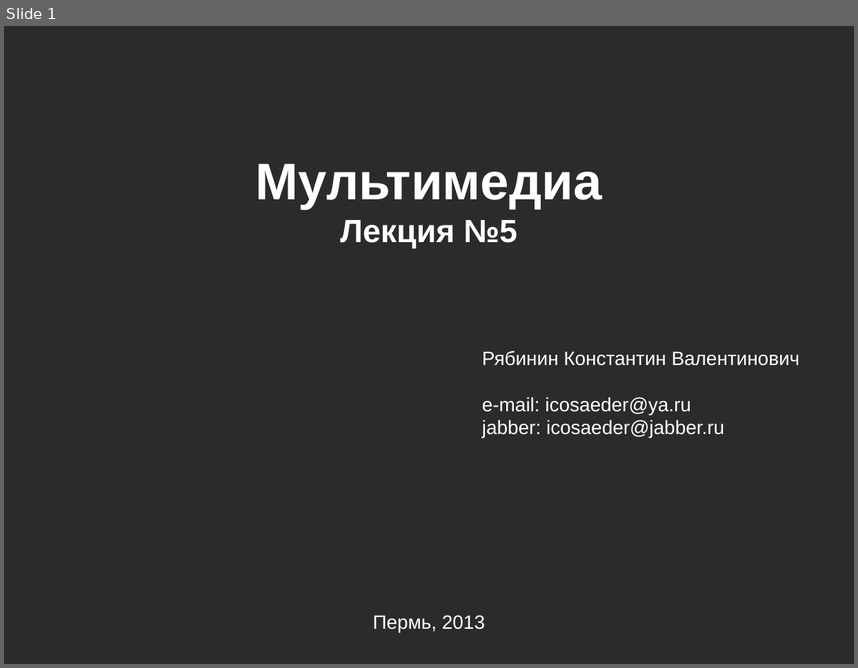
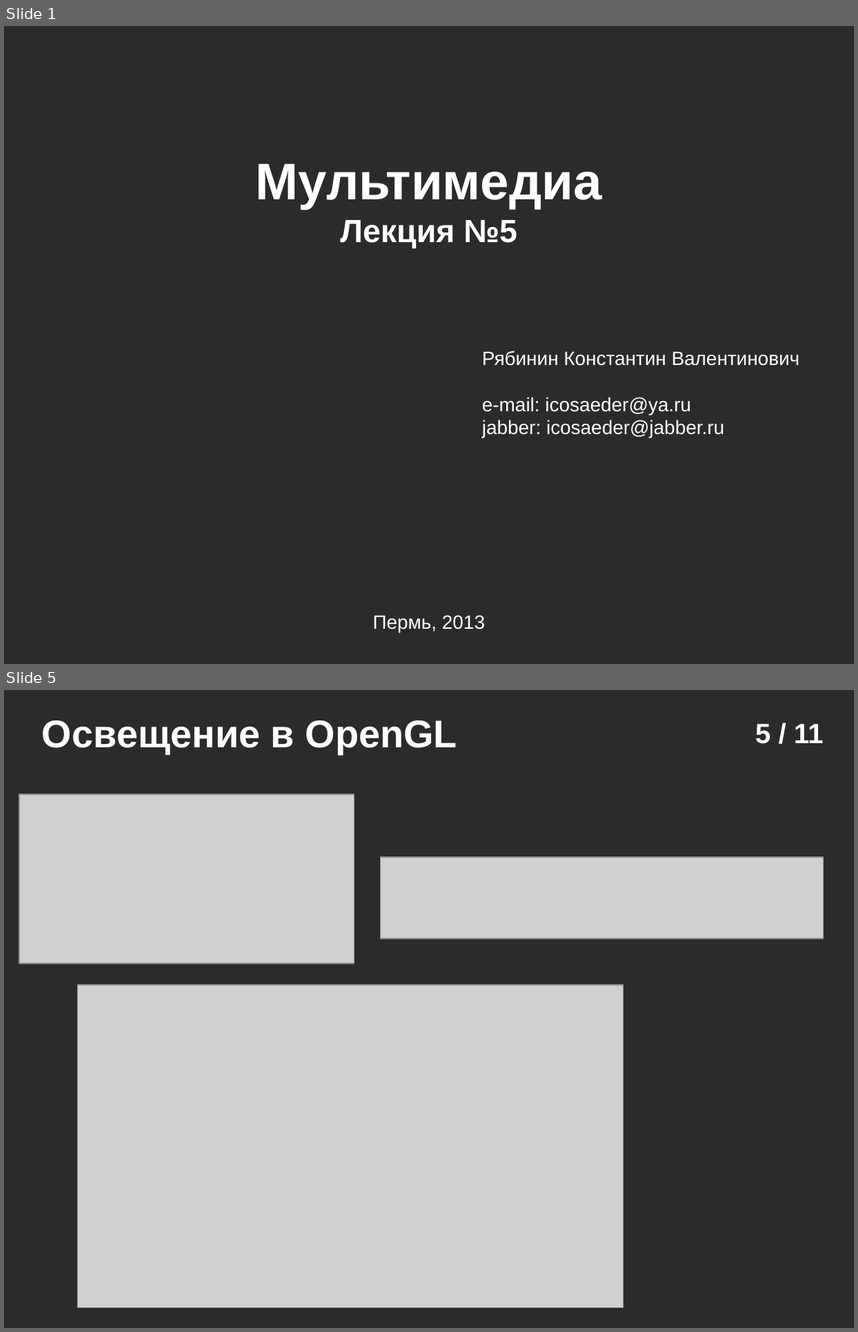
Before and after one commit to icosaeder/cg-lect, a slide deck: Лекции/Лекция 5/Лекция №5.odp. Shown one above the other, each under a label of ours: slide 1 before the commit, slides 1 and 5 after it; the slides between them are not shown. The pictures are 858x668 and 858x1332 pixels, drawn with LibreOffice and Linux fonts; fonts in the diff are those of the drawing; grey boxes stand for pictures; background and template pictures are left out; a plain dark background stands for a picture behind light text. Boxes give left, top, right and bottom in pixels: in the first picture for what was removed or moved away, otherwise in the second. Text is boxed around its words. In the diff, an @@ line names an element or a change of style, - is before the commit and + after.

```diff
--- a/Лекции/Лекция 5/Лекция №5.odp
+++ b/Лекции/Лекция 5/Лекция №5.odp
@@ slide 5 added at [4, 690, 854, 1328], background picture (left out) @@
@@ text added at [42, 720, 457, 754], 36 pt, text #FFFFFF, bold @@
+Освещение в OpenGL
@@ page number added at [755, 724, 824, 744], 26 pt, text #FFFFFF, bold @@
+5 / 11
@@ picture added at [19, 794, 355, 963] @@
@@ picture added at [381, 858, 823, 939] @@
@@ picture added at [77, 985, 624, 1307] @@
```
Also in this commit, not shown: 9 other slides added, 8 slides removed, 8 other files.
